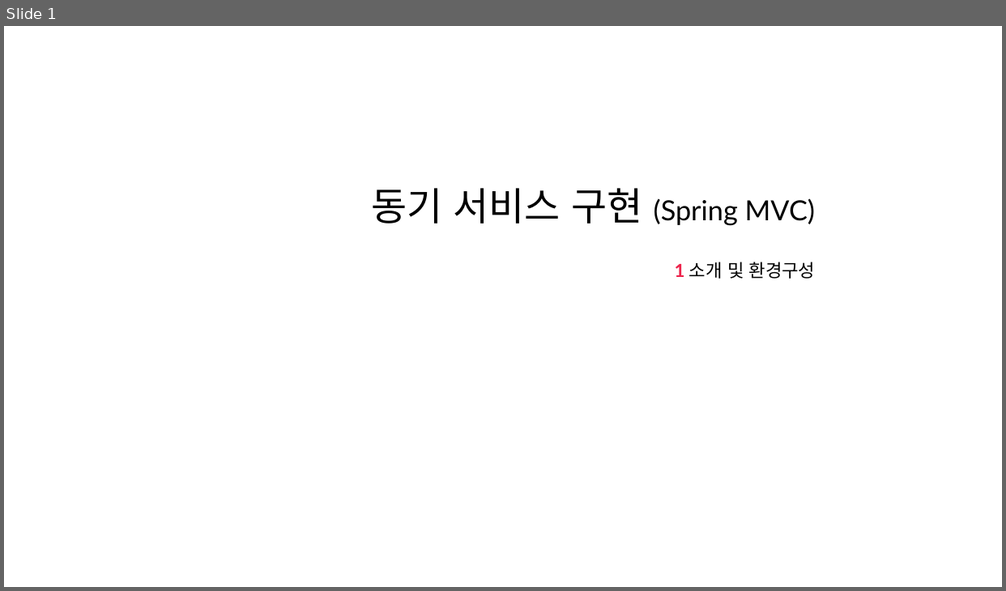
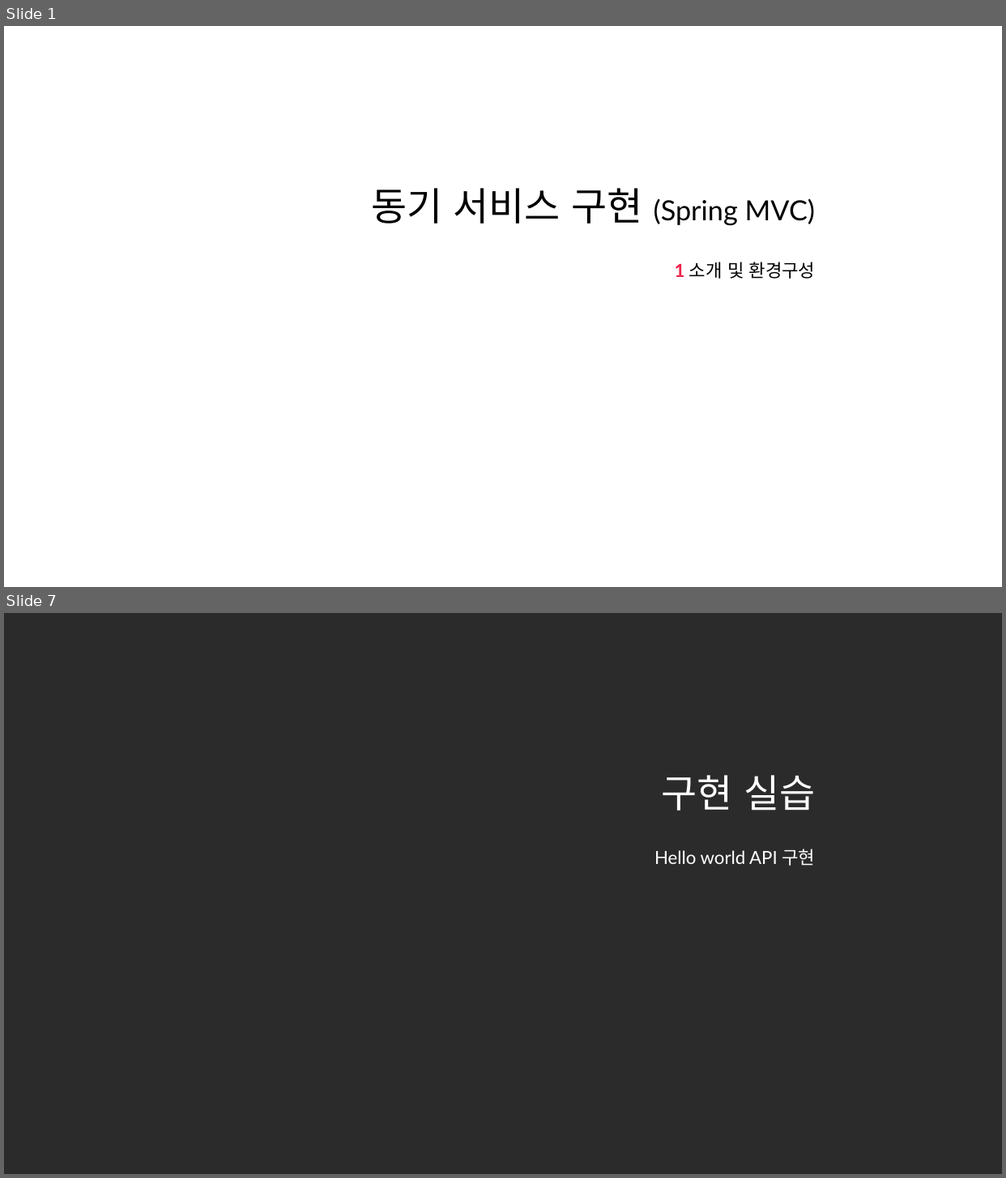
Before and after one commit to nayasis/fastcampus-hyper-webflux, a slide deck: 99.ppt/[Ch4-2. 동기 서비스 구현 (Spring MVC)].pptx. Shown one above the other, each under a label of ours: slide 1 before the commit, slides 1 and 7 after it; the slides between them are not shown. The pictures are 1006x591 and 1006x1178 pixels, drawn with LibreOffice and Linux fonts; fonts in the diff are those of the drawing; background and template pictures are left out; a plain dark background stands for a picture behind light text. Boxes give left, top, right and bottom in pixels: in the first picture for what was removed or moved away, otherwise in the second. Text is boxed around its words. In the diff, an @@ line names an element or a change of style, - is before the commit and + after.

```diff
--- a/99.ppt/[Ch4-2. 동기 서비스 구현 (Spring MVC)].pptx
+++ b/99.ppt/[Ch4-2. 동기 서비스 구현 (Spring MVC)].pptx
@@ slide 7 added at (x1=4, y1=613, x2=1002, y2=1174), background picture (left out) @@
@@ title added at (x1=662, y1=775, x2=815, y2=811), 28 pt, text #FFFFFF @@
+구현 실습
@@ subtitle added at (x1=654, y1=849, x2=815, y2=866), 13 pt, text #FFFFFF @@
+Hello world API 구현
```
Also in this commit, not shown: 4 slides changed, 3 other slides added, 3 other files.
